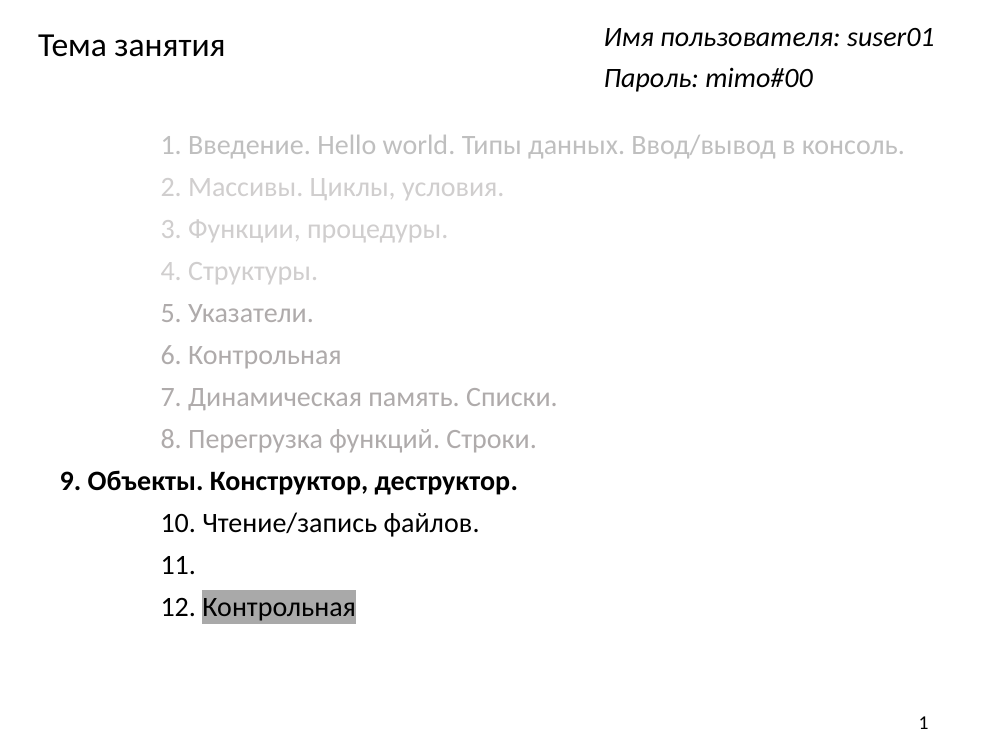
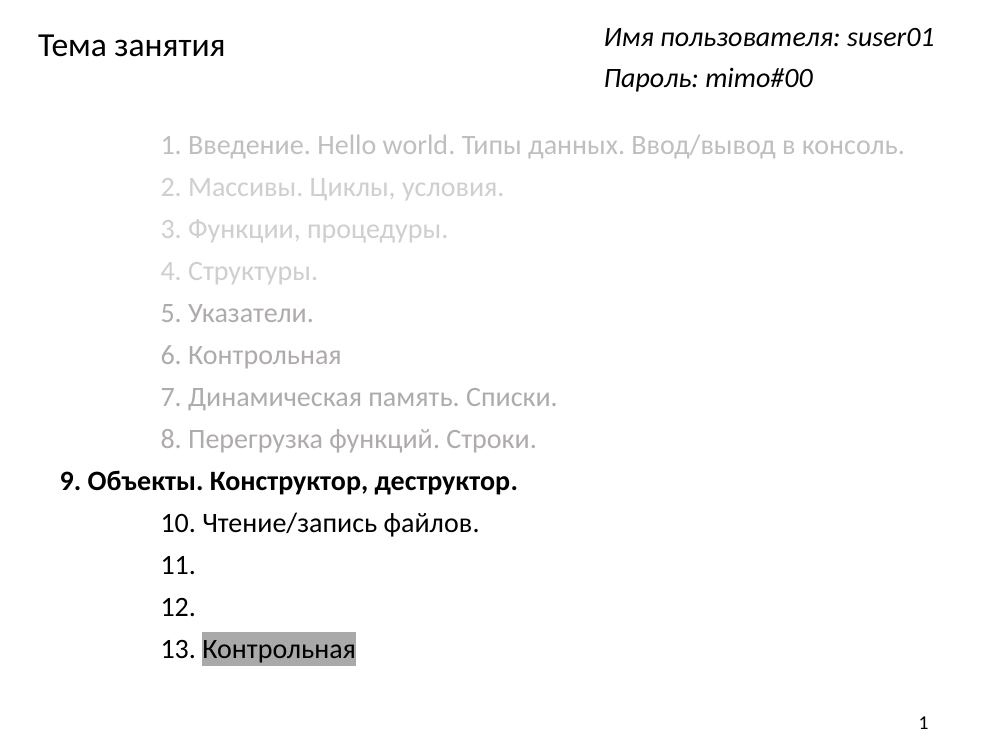
Before and after one commit to AleksandrVakulenko/Pascal_lectures, a slide deck: slide 1 of 9. Objects/_9. Objects.pptx. Drawn at 1008x756 pixels with LibreOffice and Linux fonts; fonts in the diff are those of the drawing. Boxes give left, top, right and bottom in pixels: in the first picture for what was removed or moved away, otherwise in the second. Text is boxed around its words. In the diff, an @@ line names an element or a change of style, - is before the commit and + after.

```diff
--- a/9. Objects/_9. Objects.pptx
+++ b/9. Objects/_9. Objects.pptx
@@ text at (161,598,356,663): text changed @@
-12. Контрольная
+12.
+13. Контрольная
```
Also in this commit, not shown: 4 other files.
